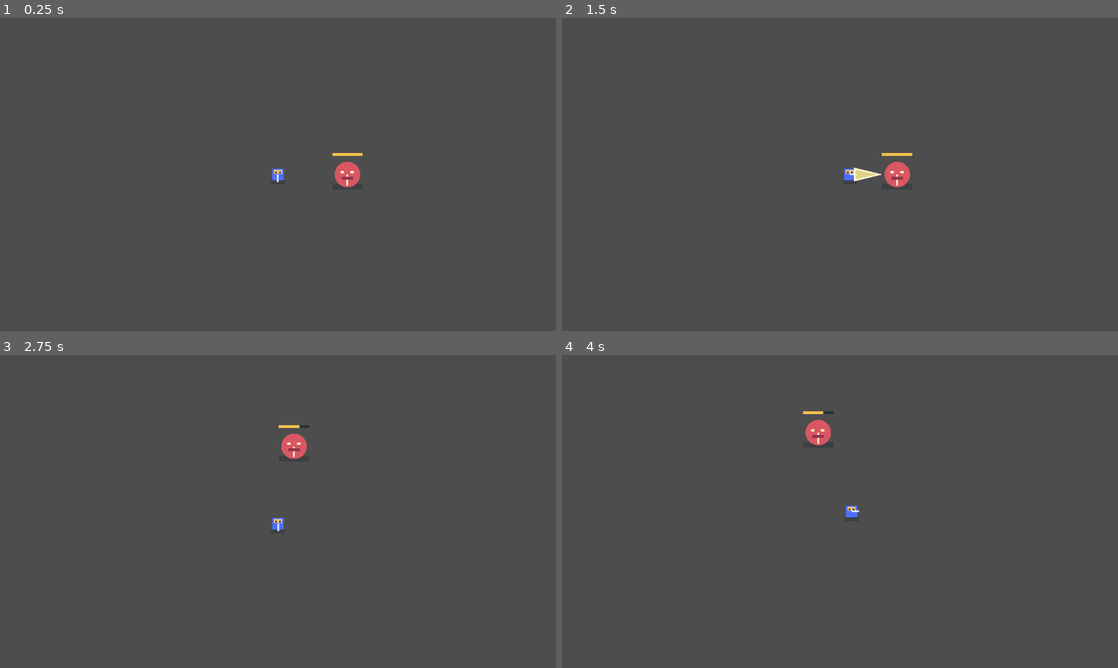
Above: before the commit, frames 1-4 (two rows, left to right).
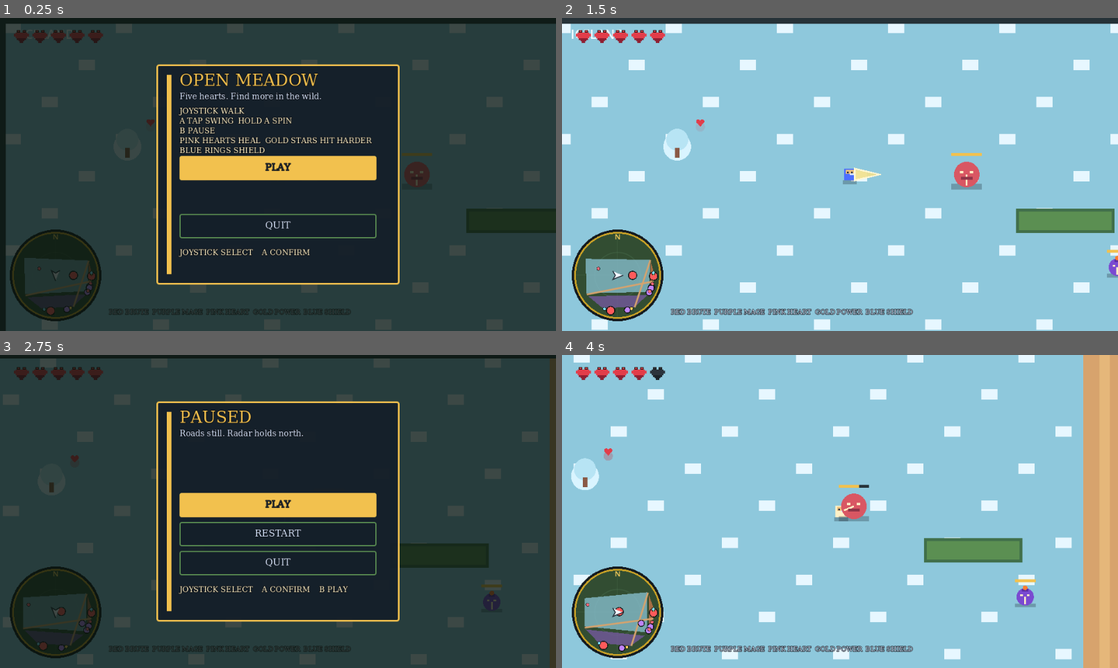
Above: after the commit, the same moments.

Repository: niaBaldoni/AI-Game-Console-Hackathon
Game: Godot game, scene res://src/realtime/open_meadow.tscn
The game is run twice, just before and just after one commit, with the same random seed, the same clock (stepped at 60 frames per second) and the same inputs.
Inputs (mouse positions are in pixels of both pictures, inside the frame that each line leads up to):
- Up to frame 1 (0.25 s): no input
- Up to frame 2 (1.5 s): click (840, 168) at 0.5 s, where only the run after the commit has a clickable "PLAY"; tap Enter at 1.25 s; hold Right (ui_right) from 1.28 s (still down); tap J (attack) at 1.35 s
- Up to frame 3 (2.75 s): release Right (ui_right) at 2.03 s; hold Down (ui_down) from 2.03 s (still down); tap L at 2.1 s
- Up to frame 4 (4 s): release Down (ui_down) at 2.75 s; click (840, 505) at 2.75 s, where only the run after the commit has a clickable "PLAY"; hold Right (ui_right) from 3.53 s (still down); tap J (attack) at 3.6 s

The runs differ from the first frame. In frame 1, 97% of the frame differs, in the area x 0-100%, y 0-100%; in frame 2, 100%; in frame 3, 97%; in frame 4, 100%.
Error before the commit: Parse Error: Could not parse global class "MeadowHud" from "res://src/realtime/meadow_hud.gd". (res://src/realtime/open_meadow.gd:24)

Commit message:
Normalize meadow_hud.gd indentation to tabs
Co-Authored-By: Claude Sonnet 5 <noreply@anthropic.com>
Claude-Session: https://claude.ai/code/session_01K6eFKzUUVF3Pjib5BmecB9

Diff:
--- a/overworld/src/realtime/meadow_hud.gd
+++ b/overworld/src/realtime/meadow_hud.gd
@@ -33,10 +33,10 @@
 
 
 func set_player_health(current_health: int, maximum_health: int) -> void:
-    if _player_label != null:
-        _player_label.text = "LIVES"
-    if _hearts != null:
-        _hearts.set_lives(current_health, maximum_health)
+	if _player_label != null:
+		_player_label.text = "LIVES"
+	if _hearts != null:
+		_hearts.set_lives(current_health, maximum_health)
 
 
 func set_tracked_enemy(_enemy: MeadowEnemy) -> void:
@@ -48,14 +48,14 @@
 
 
 func set_enemy_health(current_health: int, maximum_health: int) -> void:
-    set_tracked_enemy_stats("TARGET", current_health, maximum_health)
+	set_tracked_enemy_stats("TARGET", current_health, maximum_health)
 
 
 func set_enemy_count(current_count: int, maximum_count: int) -> void:
-    if _target_label == null:
-        return
+	if _target_label == null:
+		return
 
-    _target_label.text = "ENEMIES  %d / %d" % [current_count, maximum_count]
+	_target_label.text = "ENEMIES  %d / %d" % [current_count, maximum_count]
 
 
 func show_message(message: String) -> void:
@@ -72,46 +72,46 @@
 	_ui_root.mouse_filter = Control.MOUSE_FILTER_IGNORE
 	add_child(_ui_root)
 
-    _hearts = MeadowHearts.new()
-    _hearts.name = "Hearts"
-    _hearts.position = Vector2(16.0, 16.0)
-    _hearts.size = Vector2(220.0, 36.0)
-    _hearts.mouse_filter = Control.MOUSE_FILTER_IGNORE
-    _hearts.set_lives(5, 5)
-    _ui_root.add_child(_hearts)
+	_hearts = MeadowHearts.new()
+	_hearts.name = "Hearts"
+	_hearts.position = Vector2(16.0, 16.0)
+	_hearts.size = Vector2(220.0, 36.0)
+	_hearts.mouse_filter = Control.MOUSE_FILTER_IGNORE
+	_hearts.set_lives(5, 5)
+	_ui_root.add_child(_hearts)
 
-    _minimap = MeadowMinimap.new()
-    _minimap.name = "Radar"
-    _minimap.set_anchors_preset(Control.PRESET_BOTTOM_LEFT)
-    _minimap.anchor_top = 1.0
-    _minimap.anchor_bottom = 1.0
-    _minimap.anchor_left = 0.0
-    _minimap.anchor_right = 0.0
-    _minimap.offset_left = 16.0
-    _minimap.offset_right = 176.0
-    _minimap.offset_top = -176.0
-    _minimap.offset_bottom = -16.0
-    _minimap.custom_minimum_size = Vector2(160.0, 160.0)
-    _ui_root.add_child(_minimap)
+	_minimap = MeadowMinimap.new()
+	_minimap.name = "Radar"
+	_minimap.set_anchors_preset(Control.PRESET_BOTTOM_LEFT)
+	_minimap.anchor_top = 1.0
+	_minimap.anchor_bottom = 1.0
+	_minimap.anchor_left = 0.0
+	_minimap.anchor_right = 0.0
+	_minimap.offset_left = 16.0
+	_minimap.offset_right = 176.0
+	_minimap.offset_top = -176.0
+	_minimap.offset_bottom = -16.0
+	_minimap.custom_minimum_size = Vector2(160.0, 160.0)
+	_ui_root.add_child(_minimap)
 
-    var legend := _make_label("RED BRUTE  PURPLE MAGE  PINK HEART  GOLD POWER  BLUE SHIELD", Vector2(188.0, 502.0), 11)
-    legend.size = Vector2(760.0, 28.0)
-    legend.add_theme_color_override("font_color", Color("#d8e7ff"))
+	var legend := _make_label("RED BRUTE  PURPLE MAGE  PINK HEART  GOLD POWER  BLUE SHIELD", Vector2(188.0, 502.0), 11)
+	legend.size = Vector2(760.0, 28.0)
+	legend.add_theme_color_override("font_color", Color("#d8e7ff"))
 
 
 func _make_label(value: String, label_position: Vector2, font_size: int) -> Label:
-    var label := Label.new()
-    label.text = value
-    label.position = label_position
-    label.size = Vector2(420.0, 28.0)
-    var font := SystemFont.new()
-    font.font_names = PackedStringArray(["Press Start 2P", "Monaco", "Menlo", "Courier New", "monospace"])
-    font.subpixel_positioning = TextServer.SUBPIXEL_POSITIONING_DISABLED
-    label.add_theme_font_override("font", font)
-    label.add_theme_font_size_override("font_size", font_size)
-    label.add_theme_color_override("font_color", Color("#ffffff"))
-    label.add_theme_color_override("font_outline_color", Color(0.05, 0.06, 0.08, 1.0))
-    label.add_theme_constant_override("outline_size", 3)
-    label.mouse_filter = Control.MOUSE_FILTER_IGNORE
-    _ui_root.add_child(label)
-    return label
+	var label := Label.new()
+	label.text = value
+	label.position = label_position
+	label.size = Vector2(420.0, 28.0)
+	var font := SystemFont.new()
+	font.font_names = PackedStringArray(["Press Start 2P", "Monaco", "Menlo", "Courier New", "monospace"])
+	font.subpixel_positioning = TextServer.SUBPIXEL_POSITIONING_DISABLED
+	label.add_theme_font_override("font", font)
+	label.add_theme_font_size_override("font_size", font_size)
+	label.add_theme_color_override("font_color", Color("#ffffff"))
+	label.add_theme_color_override("font_outline_color", Color(0.05, 0.06, 0.08, 1.0))
+	label.add_theme_constant_override("outline_size", 3)
+	label.mouse_filter = Control.MOUSE_FILTER_IGNORE
+	_ui_root.add_child(label)
+	return label
